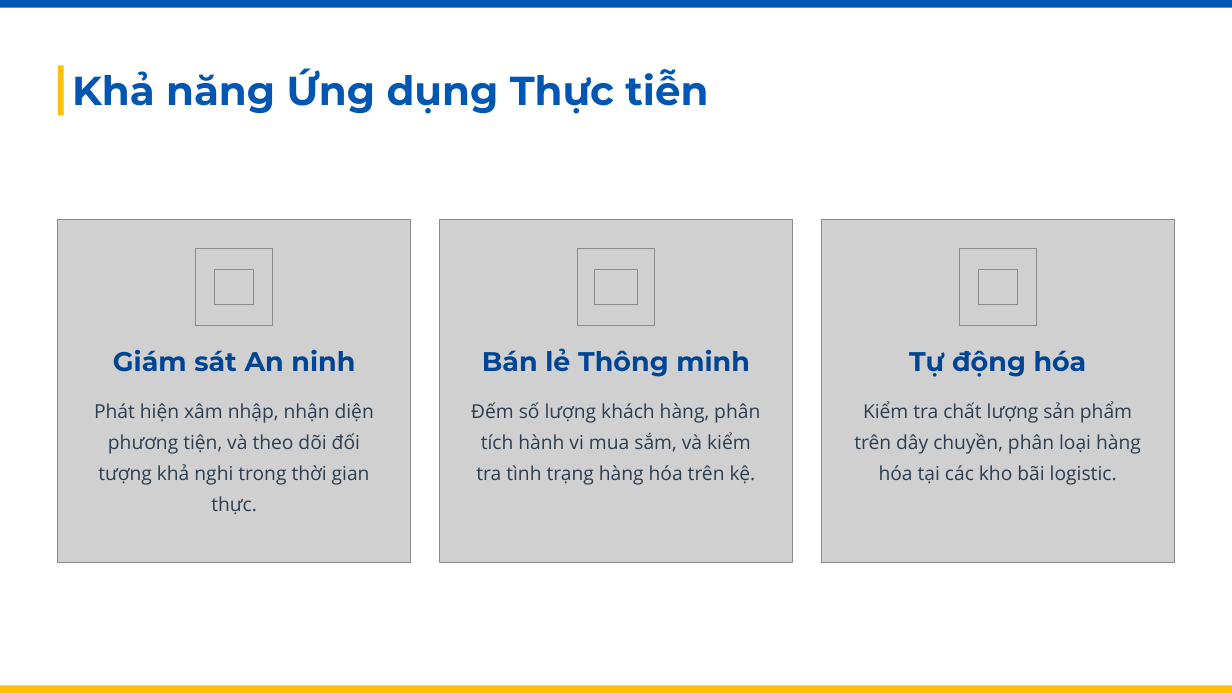
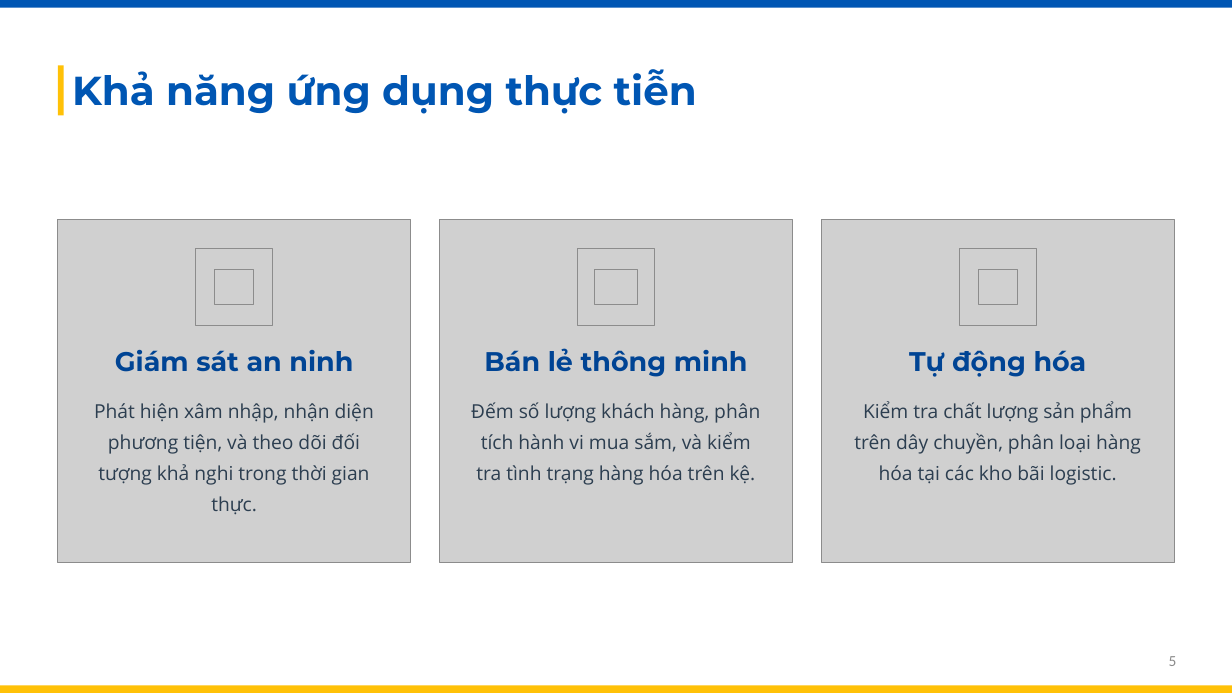
Before and after one commit to thuankhangho/btl-cloud, a slide deck: slide 5 of Phát hiện đối tượng có thể mở rộng với YOLOv5.pptx (slide 6 before the commit). Drawn at 1232x693 pixels with LibreOffice and Linux fonts; fonts in the diff are those of the drawing; grey boxes stand for pictures. Boxes give left, top, right and bottom in pixels: in the first picture for what was removed or moved away, otherwise in the second. Text is boxed around its words. In the diff, an @@ line names an element or a change of style, - is before the commit and + after.

```diff
--- a/Phát hiện đối tượng có thể mở rộng với YOLOv5.pptx
+++ b/Phát hiện đối tượng có thể mở rộng với YOLOv5.pptx
@@ text at [72, 69, 697, 114]: text changed @@
-Khả năng Ứng dụng Thực tiễn
+Khả năng ứng dụng thực tiễn
@@ text at [115, 350, 353, 372]: text changed @@
-Giám sát An ninh
+Giám sát an ninh
@@ text at [484, 348, 748, 377]: text changed @@
-Bán lẻ Thông minh
+Bán lẻ thông minh
@@ page number added at [1169, 656, 1177, 666], 12 pt, text #8C8C8C @@
+5
```
Also in this commit, not shown: 34 other slides changed, 2 slides removed, 4 other files.
